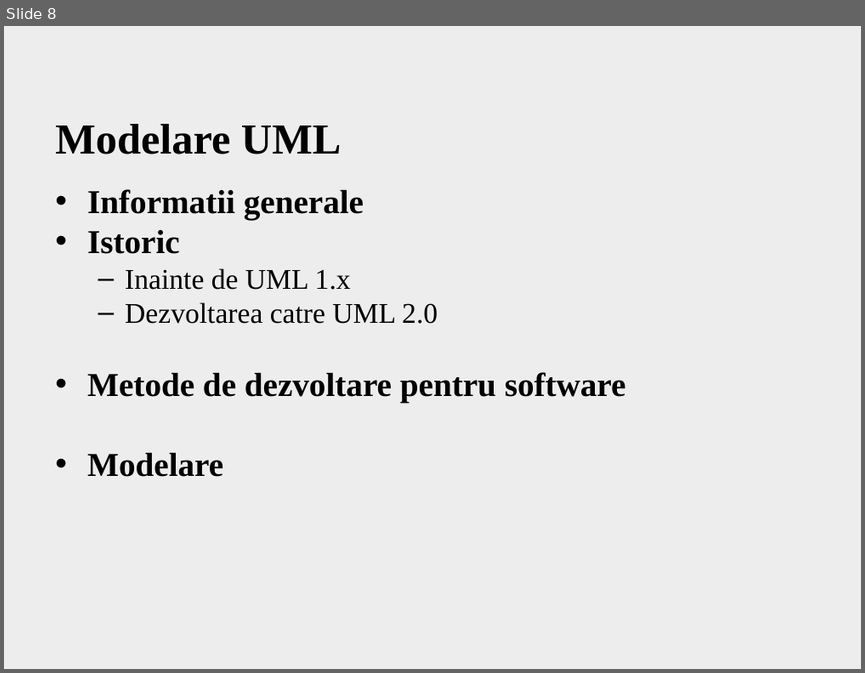
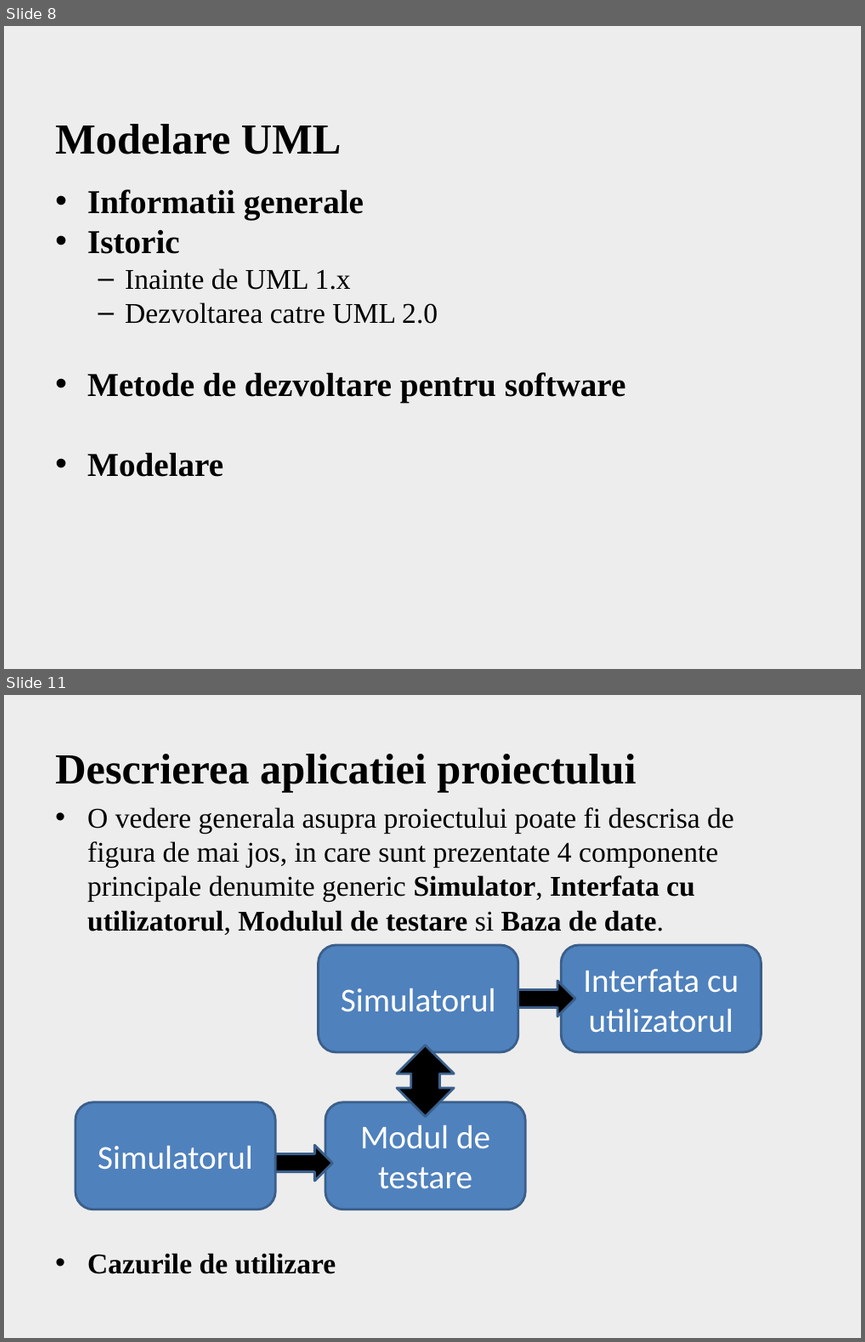
Before and after one commit to A1ex/Speedometer, a slide deck: Office documents/Prezentare Scurta.pptx. Shown one above the other, each under a label of ours: slide 8 before the commit, slides 8 and 11 after it; the slides between them are not shown. The pictures are 865x673 and 865x1342 pixels, drawn with LibreOffice and Linux fonts; fonts in the diff are those of the drawing; background and template pictures are left out. Boxes give left, top, right and bottom in pixels: in the first picture for what was removed or moved away, otherwise in the second. Text is boxed around its words. In the diff, an @@ line names an element or a change of style, - is before the commit and + after.

```diff
--- a/Office documents/Prezentare Scurta.pptx
+++ b/Office documents/Prezentare Scurta.pptx
@@ slide 11 added at [4, 695, 861, 1338], background picture (left out) @@
@@ title added at [55, 754, 636, 793], 36 pt, text #000000, bold @@
+Descrierea aplicatiei proiectului
@@ text added at [87, 807, 734, 1274], 24 pt, text #000000 @@
+• O vedere generala asupra proiectului poate fi descrisa de figura de mai jos, in care sunt prezentate 4 componente principale denumite generic Simulator, Interfata cu utilizatorul, Modulul de testare si Baza de date.
+• Cazurile de utilizare
@@ rounded rectangle added at [318, 945, 518, 1052], fill #4F81BD, outline #3A5F8C 2 pt, 28 pt, text #FFFFFF @@
+Simulatorul
@@ rounded rectangle added at [561, 945, 760, 1052], fill #4F81BD, outline #3A5F8C 2 pt, 28 pt, text #FFFFFF @@
+Interfata cu utilizatorul
@@ right arrow added at [518, 981, 575, 1016], fill #000000, outline #3A5F8C 2 pt @@
@@ up down arrow added at [397, 1044, 454, 1116], fill #000000, outline #3A5F8C 2 pt @@
@@ rounded rectangle added at [75, 1102, 275, 1209], fill #4F81BD, outline #3A5F8C 2 pt, 28 pt, text #FFFFFF @@
+Simulatorul
@@ rounded rectangle added at [325, 1102, 525, 1209], fill #4F81BD, outline #3A5F8C 2 pt, 28 pt, text #FFFFFF @@
+Modul de testare
@@ right arrow added at [276, 1145, 333, 1181], fill #000000, outline #3A5F8C 2 pt @@
```
Also in this commit, not shown: 9 slides changed, 3 other slides added, 5 slides removed, 2 other files.
